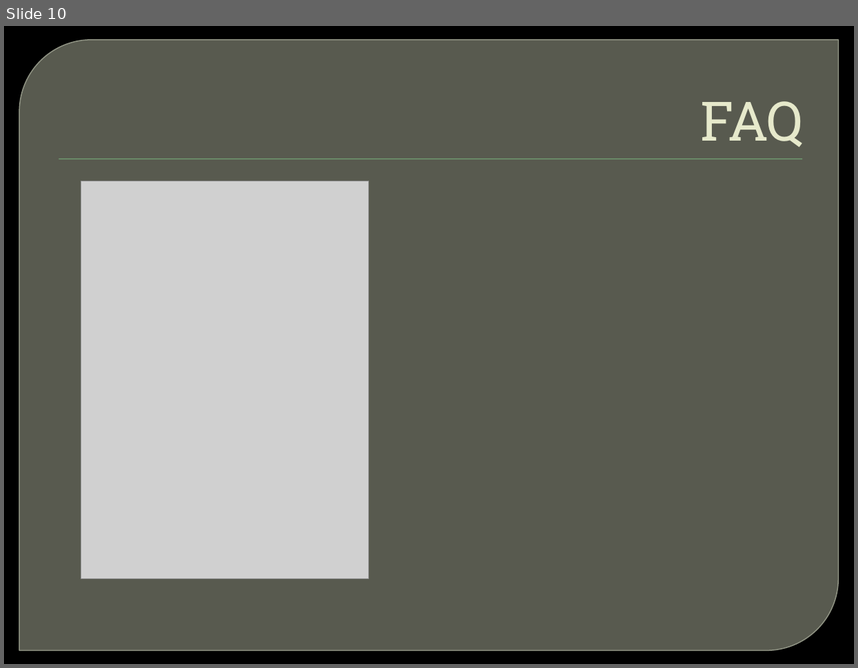
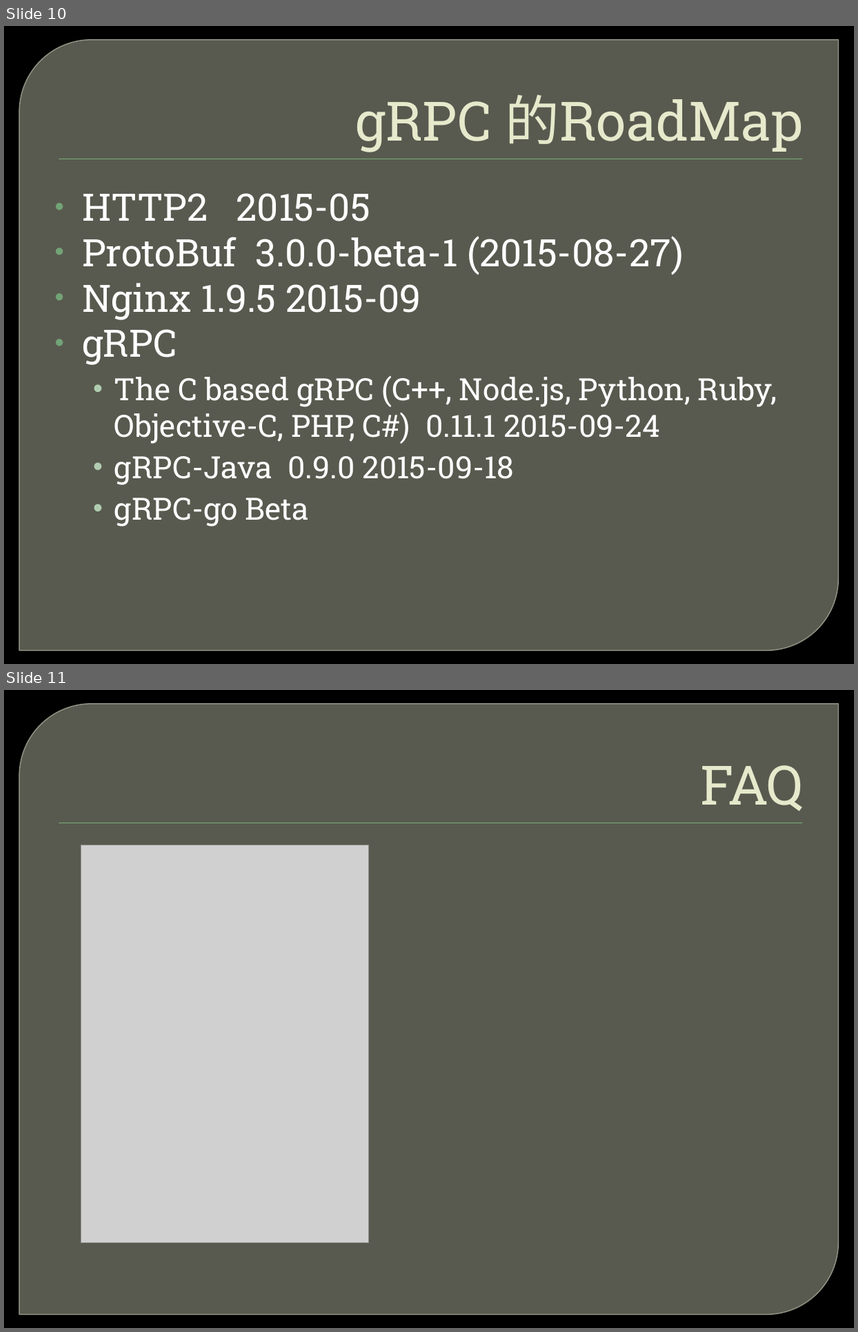
Before and after one commit to ghj1976/lecture, a slide deck: gRPC简介/gRPC简介.pptx. Shown one above the other, each under a label of ours: slide 10 before the commit, slides 10 and 11 after it. The pictures are 858x668 and 858x1332 pixels, drawn with LibreOffice and Linux fonts; fonts in the diff are those of the drawing; grey boxes stand for pictures; background and template pictures are left out. Boxes give left, top, right and bottom in pixels: in the first picture for what was removed or moved away, otherwise in the second. Text is boxed around its words. In the diff, an @@ line names an element or a change of style, - is before the commit and + after.

```diff
--- a/gRPC简介/gRPC简介.pptx
+++ b/gRPC简介/gRPC简介.pptx
@@ slide 10 added at (4,26,854,664), background picture (left out); not listed: 2 template elements that a slide beside it also shows @@
@@ title added at (355,94,803,152), 46 pt, text #E7EACB @@
+gRPC 的RoadMap
@@ text added at (82,193,777,526), 26 pt, text #FFFFFF @@
+• HTTP2 2015-05
+• ProtoBuf 3.0.0-beta-1 (2015-08-27)
+• Nginx 1.9.5 2015-09
+• gRPC
+  • The C based gRPC (C++, Node.js, Python, Ruby, Objective-C, PHP, C#) 0.11.1 2015-09-24
+  • gRPC-Java 0.9.0 2015-09-18
+  • gRPC-go Beta
@@ what was slide 10 is now slide 11 @@
```
Also in this commit, not shown: 1 slide changed, 1 other slide added, 1 slide removed, 1 other file.
